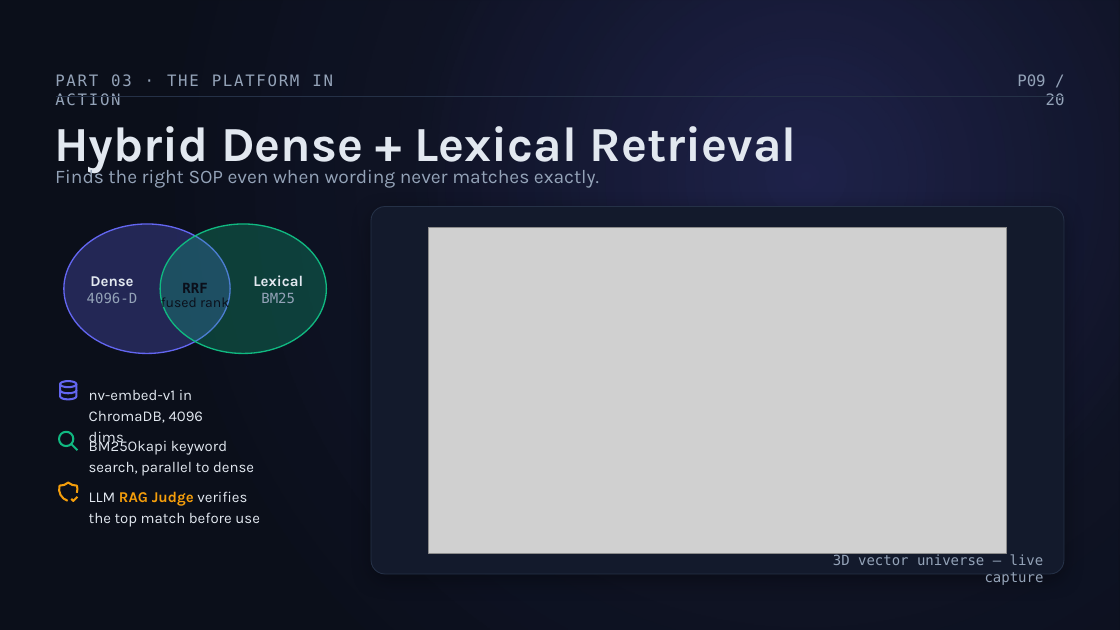
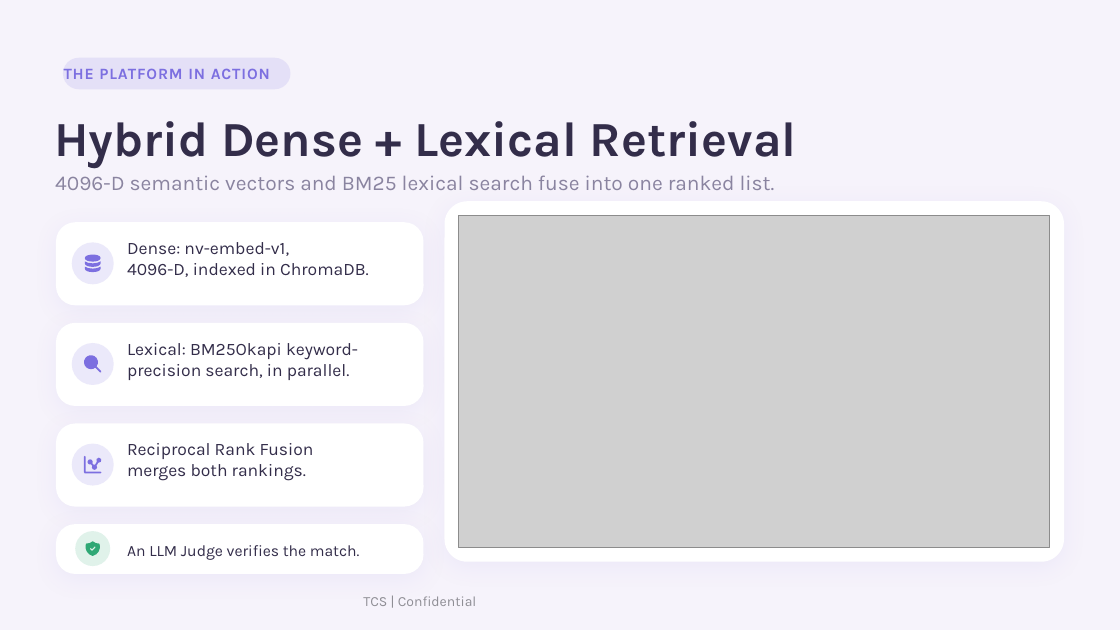
Before and after one commit to Venuvgp19/ITSM-Agentic, a slide deck: slide 9 of itsm_agentic_platform_20260904_004722.pptx. Drawn at 1120x630 pixels with LibreOffice and Linux fonts; fonts in the diff are those of the drawing; grey boxes stand for pictures. Boxes give left, top, right and bottom in pixels: in the first picture for what was removed or moved away, otherwise in the second. Text is boxed around its words. In the diff, an @@ line names an element or a change of style, - is before the commit and + after.

```diff
--- a/itsm_agentic_platform_20260904_004722.pptx
+++ b/itsm_agentic_platform_20260904_004722.pptx
@@ background #0B0F1A to #F6F3FB @@
@@ rectangle removed at (0, 0, 1120, 630) @@
@@ rounded rectangle added at (63, 58, 291, 90), fill #7C6FE0 at 14% opacity @@
@@ text at (64, 68, 270, 79): text changed; font DejaVu Sans Mono to Karla; text colour #94A3B8 to #7C6FE0; bold on @@
-PART 03 · THE PLATFORM IN ACTION
+THE PLATFORM IN ACTION
@@ text removed at (1017, 74, 1065, 105) @@
-P09 / 20
@@ text "Hybrid Dense + Lexical Retrieval" at (54, 121, 797, 168): text colour #E2E8F0 to #332D4A @@
@@ freeform shape removed at (56, 97, 1065, 97) @@
@@ text removed at (55, 165, 599, 188) @@
-Finds the right SOP even when wording never matches exactly.
@@ text added at (55, 175, 775, 190), 18 pt, text #8A84A0 @@
+4096-D semantic vectors and BM25 lexical search fuse into one ranked list.
@@ rounded rectangle: place and size @@
-rounded rectangle at (371, 207, 1065, 575)
+rounded rectangle at (444, 202, 1065, 562)
@@ rounded rectangle at (444, 202, 1065, 562): fill #131A2C to #FFFFFF; outline #253147 0.75 pt to none; shadow changed; proportions changed @@
@@ picture: place and size @@
-picture at (429, 228, 1007, 554)
+picture at (459, 215, 1050, 548)
@@ ellipse: place and size @@
-ellipse at (64, 224, 230, 354)
+ellipse at (71, 243, 113, 285)
@@ ellipse at (71, 243, 113, 285): fill #6366F1 at 28% opacity to #7C6FE0 at 15% opacity; outline #6366F1 1.13 pt to none @@
@@ text at (127, 263, 369, 277): text changed; size 12 to 15 pt; font DejaVu Sans Mono to Karla; text colour #94A3B8 to #332D4A @@
-4096-D
+4096-D, indexed in ChromaDB.
@@ group added at (56, 223, 424, 306): 3 freeform shapes, 1 rounded rectangle, 1 text @@
+Dense: nv-embed-v1,
@@ freeform shape: place and size @@
-freeform shape at (60, 384, 76, 393)
+freeform shape at (83, 355, 102, 373)
@@ freeform shape at (83, 355, 102, 373): fill none to #7C6FE0; outline #6366F1 1.75 pt to none @@
@@ group added at (56, 323, 424, 406): 2 texts, 1 rounded rectangle, 1 ellipse @@
+Lexical: BM25Okapi keyword-
+precision search, in parallel.
@@ freeform shape: place and size @@
-freeform shape at (71, 444, 77, 450)
+freeform shape at (84, 456, 102, 474)
@@ freeform shape at (84, 456, 102, 474): fill none to #7C6FE0; outline #10B981 1.75 pt to none @@
@@ freeform shape at (87, 458, 102, 471): fill none to #7C6FE0; outline #10B981 1.75 pt to none @@
@@ freeform shape: place and size @@
-freeform shape at (59, 432, 73, 446)
+freeform shape at (87, 458, 102, 471)
@@ group added at (56, 423, 424, 507): 2 texts, 1 rounded rectangle, 1 ellipse @@
+Reciprocal Rank Fusion
+merges both rankings.
@@ group removed at (60, 224, 327, 501): 7 texts, 3 freeform shapes, 1 ellipse @@
-Dense
-Lexical
-BM25
-RRF
-fused rank
-nv-embed-v1 in
-ChromaDB, 4096 dims
-BM25Okapi keyword
-search, parallel to dense
@@ rounded rectangle added at (56, 524, 424, 574), fill #FFFFFF @@
@@ ellipse added at (76, 531, 111, 566), fill #2FA875 at 15% opacity @@
@@ freeform shape: place and size @@
-freeform shape at (58, 482, 78, 501)
+freeform shape at (85, 541, 100, 555)
@@ freeform shape at (85, 541, 100, 555): fill none to #2FA875; outline #F59E0B 1.75 pt to none @@
@@ text at (127, 545, 360, 560): text changed; size 12.8 to 13.5 pt; text colour #E2E8F0 to #332D4A @@
-LLM RAG Judge verifies
-the top match before use
+An LLM Judge verifies the match.
@@ text removed at (833, 554, 1044, 585) @@
-3D vector universe — live capture
@@ text added at (363, 596, 477, 606), 12 pt, text #908F96 @@
+TCS | Confidential
```
Also in this commit, not shown: 14 other slides changed, 5 slides added, 5 slides removed.
